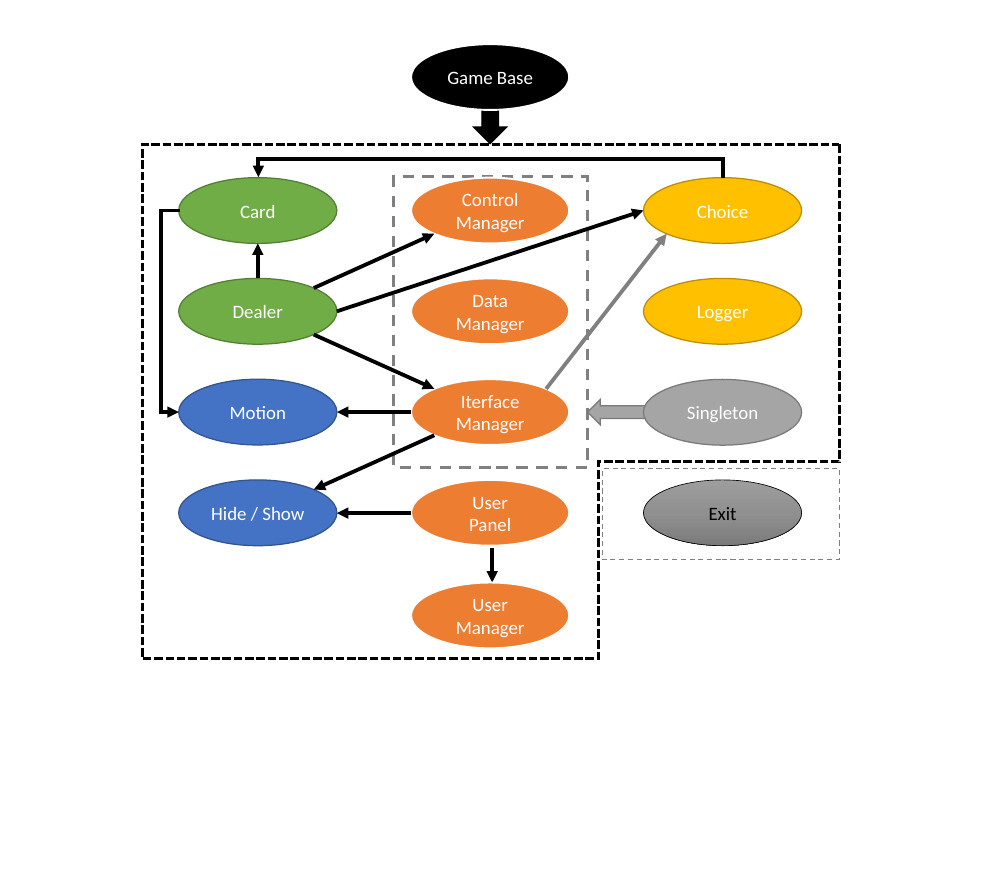
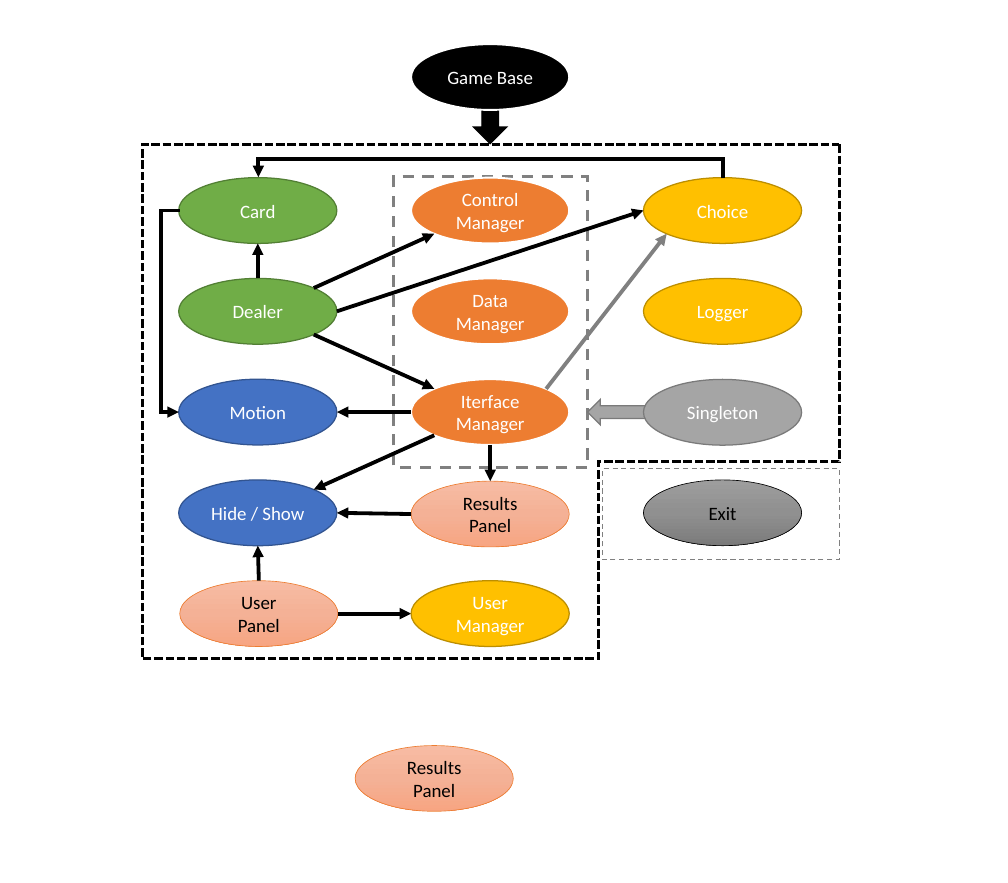
Before and after one commit to ThalesBP/AVC_CardGame, a slide deck: slide 1 of Script Flow.pptx. Drawn at 1008x883 pixels with LibreOffice and Linux fonts; fonts in the diff are those of the drawing. Boxes give left, top, right and bottom in pixels: in the first picture for what was removed or moved away, otherwise in the second. Text is boxed around its words. In the diff, an @@ line names an element or a change of style, - is before the commit and + after.

Commit message:
New class ControlPanel. Score reset bug fixed. All status merged into one enum.

```diff
--- a/Script Flow.pptx
+++ b/Script Flow.pptx
@@ arrow moved from (493, 548) - (493, 583) to (491, 445) - (491, 482) @@
@@ ellipse added at [411,482,569,547], fill gradient #F7BDA5 to #F5B196 to #F8A582, outline #ED7D31 0.5 pt, 14.9 pt, text #000000 @@
+Results Panel
@@ arrow added from (259, 581) to (258, 546), #000000 3 pt @@
@@ ellipse "User": place and size @@
-ellipse "User" at [411,480,569,546]
+ellipse "User" at [180,581,338,647]
@@ ellipse "User" at [180,581,338,647]: text colour #FFFFFF to #000000; fill #ED7D31 to gradient #F7BDA5 to #F5B196 to #F8A582; outline #FFFFFF 1.5 pt to #ED7D31 0.5 pt @@
@@ ellipse "User" at [411,581,569,647]: fill #ED7D31 to #FFC000; outline #FFFFFF 1.5 pt to #BD8E00 1 pt @@
@@ arrow added from (338, 614) to (411, 614), #000000 3 pt @@
@@ ellipse added at [355,746,513,812], fill gradient #F7BDA5 to #F5B196 to #F8A582, outline #ED7D31 0.5 pt, 14.9 pt, text #000000 @@
+Results
+Panel
```
Also in this commit, not shown: 15 other files.
